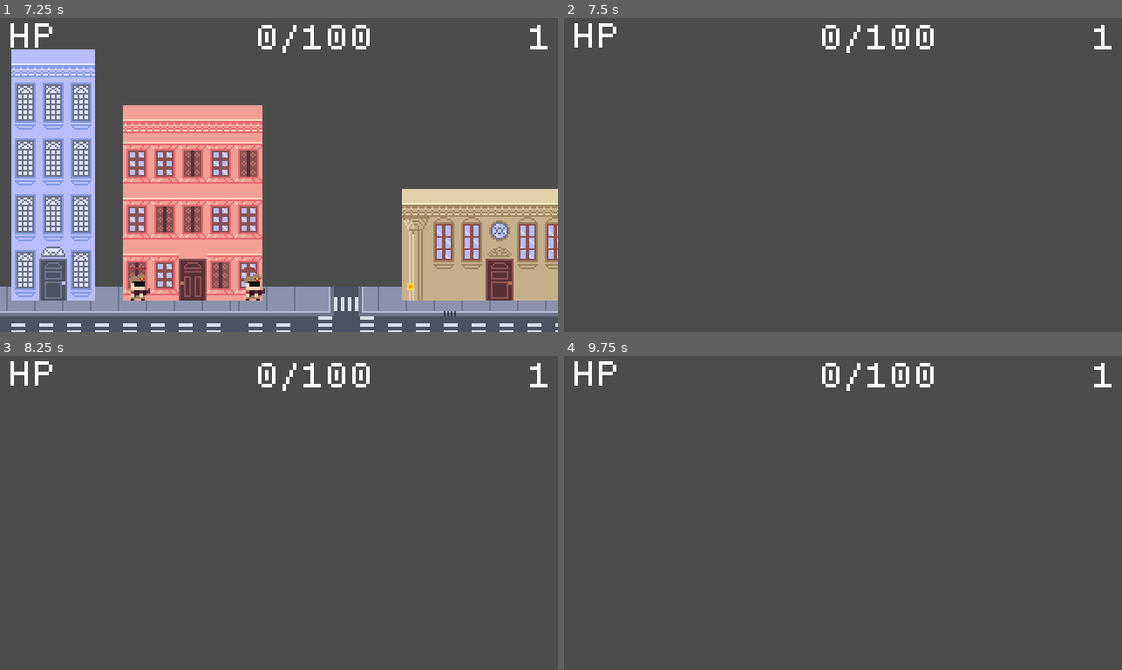
Above: before the commit, frames 1-4 (two rows, left to right).
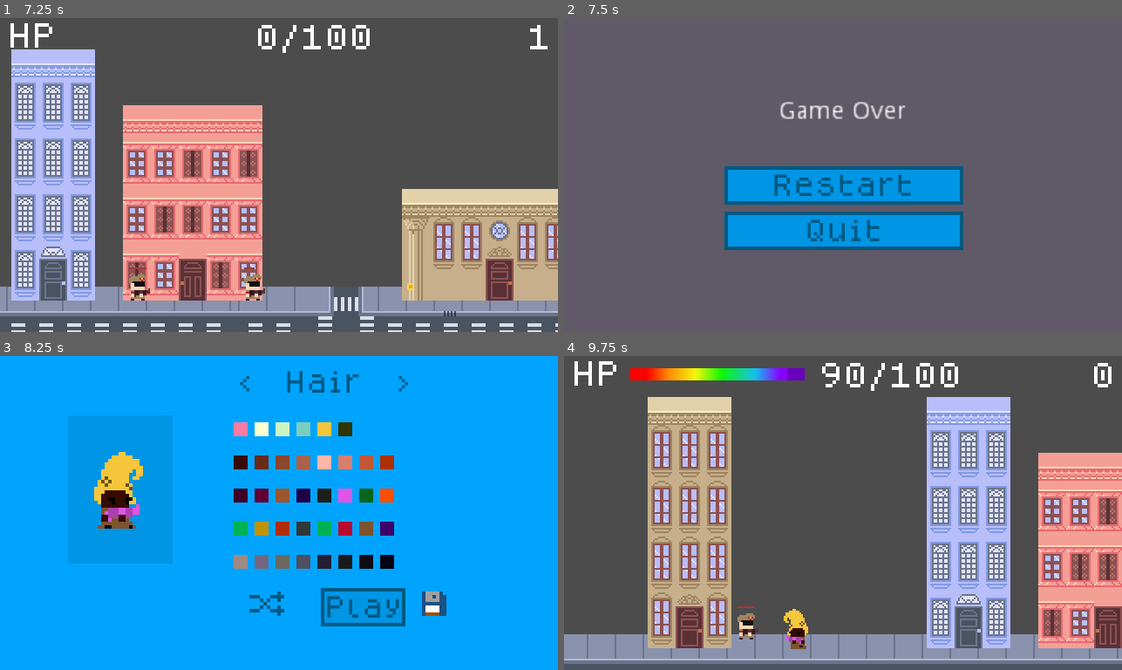
Above: after the commit, the same moments.

Repository: hamiltonromualdo/bring-ur-glam
Game: Godot game, scene res://src/UserInterface/TitleScreen.tscn
Same seed, same stepped clock (60 frames per second), same inputs: the game is played once before the commit and once after it.
Inputs (mouse positions are in pixels of both pictures, inside the frame that each line leads up to):
- Up to frame 1 (7.25 s): click "Play" at 0.5 s; click "Play" at 1.25 s; move the mouse to (401, 159) at 2.02 s; hold Right (ui_right) 2.03-3.53 s; move the mouse to (167, 190) at 2.77 s; move the mouse to (334, 105) at 3.52 s; hold Left (ui_left) 3.53-4.28 s; move the mouse to (251, 237) at 4.27 s; hold Right (ui_right) 4.28-5.78 s; move the mouse to (446, 222) at 5.02 s; move the mouse to (111, 127) at 5.77 s; hold Left (ui_left) 5.78-6.53 s; move the mouse to (306, 175) at 6.52 s; hold Right (ui_right) from 6.53 s (still down)
- Up to frame 2 (7.5 s): move the mouse to (759, 96) at 7.27 s; release Right (ui_right) at 7.28 s; hold Left (ui_left) from 7.28 s (still down)
- Up to frame 3 (8.25 s): release Left (ui_left) at 8 s; click (279, 522) at 8 s, where only the run after the commit has a clickable "Restart"
- Up to frame 4 (9.75 s): click (926, 607) at 8.75 s, where only the run after the commit has a clickable "Play"; move the mouse to (965, 497) at 9.52 s; hold Left (ui_left) from 9.53 s (still down)

Frame 1 is identical in both runs. In frame 2, 100% of the frame differs, in the area x 0-100%, y 0-100%; in frame 3, 100%; in frame 4, 43%.

Commit message:
Create Game Over Screen

Diff:
--- a/bring_ur_glam/src/Actors/Player.gd
+++ b/bring_ur_glam/src/Actors/Player.gd
@@ -21,6 +21,8 @@
 
 func _on_DeathTimer_timeout() -> void:
     queue_free()
+    # Go to game over screen
+    get_tree().change_scene("res://src/UserInterface/GameOverScreen.tscn")
 
 
 func _ready() -> void:
--- /dev/null
+++ b/bring_ur_glam/src/UserInterface/GameOverScreen.gd
@@ -0,0 +1,9 @@
+extends Control
+
+
+func _on_ChangeSceneButton_button_up() -> void:
+    self.paused = false
+
+
+func _on_Resume_button_up() -> void:
+    self.paused = false
--- /dev/null
+++ b/bring_ur_glam/src/UserInterface/GameOverScreen.tscn
@@ -0,0 +1,86 @@
+[gd_scene load_steps=8 format=2]
+
+[ext_resource path="res://src/UserInterface/QuitButton.gd" type="Script" id=1]
+[ext_resource path="res://src/UserInterface/GameOverScreen.gd" type="Script" id=2]
+[ext_resource path="res://src/UserInterface/ChangeSceneButton.tscn" type="PackedScene" id=3]
+[ext_resource path="res://src/UserInterface/QuitButton.tscn" type="PackedScene" id=4]
+[ext_resource path="res://src/UserInterface/CustomizePlayer.tscn" type="PackedScene" id=5]
+[ext_resource path="res://src/UserInterface/ChangeSceneButton.gd" type="Script" id=6]
+[ext_resource path="res://assets/ui/flat_pixel_theme.tres" type="Theme" id=7]
+
+[node name="GameOverScreen" type="Control"]
+anchor_right = 1.0
+anchor_bottom = 1.0
+script = ExtResource( 2 )
+__meta__ = {
+"_edit_use_anchors_": false
+}
+
+[node name="PauseOverlay" type="ColorRect" parent="."]
+anchor_right = 1.0
+anchor_bottom = 1.0
+theme = ExtResource( 7 )
+color = Color( 0.741176, 0.576471, 0.905882, 0.180392 )
+__meta__ = {
+"_edit_use_anchors_": false
+}
+
+[node name="Label" type="Label" parent="PauseOverlay"]
+anchor_left = 0.5
+anchor_top = 0.5
+anchor_right = 0.5
+anchor_bottom = 0.5
+margin_left = -57.0
+margin_top = -42.7382
+margin_right = 57.0
+margin_bottom = -28.7382
+text = "Game Over"
+align = 1
+__meta__ = {
+"_edit_use_anchors_": false
+}
+
+[node name="MarginContainer" type="MarginContainer" parent="PauseOverlay"]
+anchor_left = 0.5
+anchor_top = 0.5
+anchor_right = 0.5
+anchor_bottom = 0.5
+margin_left = -68.5
+margin_top = -4.8641
+margin_right = 68.5
+margin_bottom = 72.1359
+__meta__ = {
+"_edit_use_anchors_": false
+}
+
+[node name="VBoxContainer" type="VBoxContainer" parent="PauseOverlay/MarginContainer"]
+margin_right = 137.0
+margin_bottom = 76.0
+__meta__ = {
+"_edit_use_anchors_": false
+}
+
+[node name="ChangeSceneButton" type="Button" parent="PauseOverlay/MarginContainer/VBoxContainer" instance=ExtResource( 3 )]
+margin_right = 137.0
+margin_bottom = 23.0
+text = "Restart"
+script = ExtResource( 6 )
+__meta__ = {
+"_edit_use_anchors_": false,
+"_editor_description_": ""
+}
+next_scene = ExtResource( 5 )
+
+[node name="QuitButton" type="Button" parent="PauseOverlay/MarginContainer/VBoxContainer" instance=ExtResource( 4 )]
+margin_top = 27.0
+margin_right = 137.0
+margin_bottom = 50.0
+text = "Quit"
+script = ExtResource( 1 )
+__meta__ = {
+"_editor_description_": ""
+}
+
+[connection signal="button_up" from="PauseOverlay/MarginContainer/VBoxContainer/ChangeSceneButton" to="PauseOverlay" method="_on_ChangeSceneButton_button_up"]
+[connection signal="button_up" from="PauseOverlay/MarginContainer/VBoxContainer/ChangeSceneButton" to="PauseOverlay/MarginContainer/VBoxContainer/ChangeSceneButton" method="_on_button_up"]
+[connection signal="button_up" from="PauseOverlay/MarginContainer/VBoxContainer/QuitButton" to="PauseOverlay/MarginContainer/VBoxContainer/QuitButton" method="_on_button_up"]
